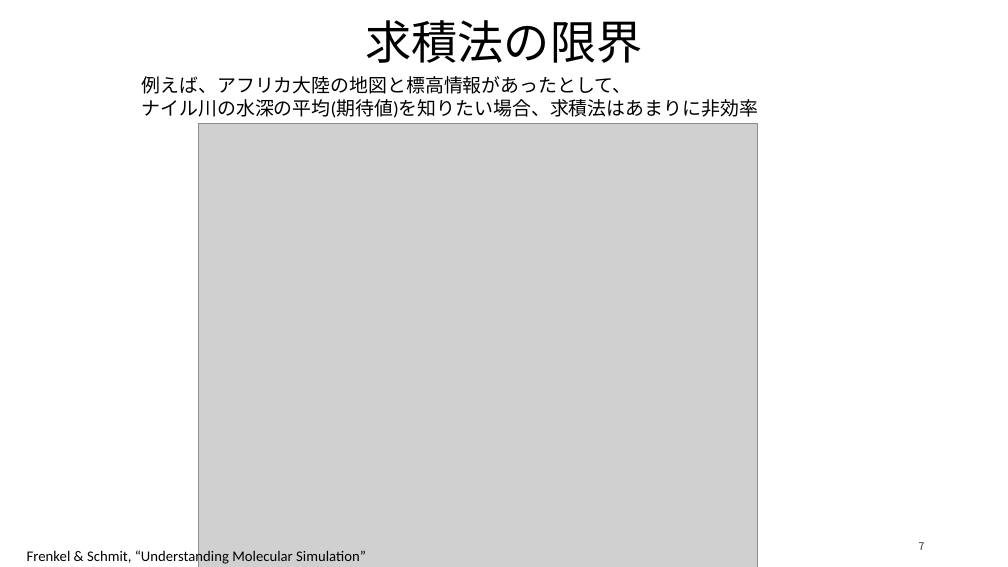
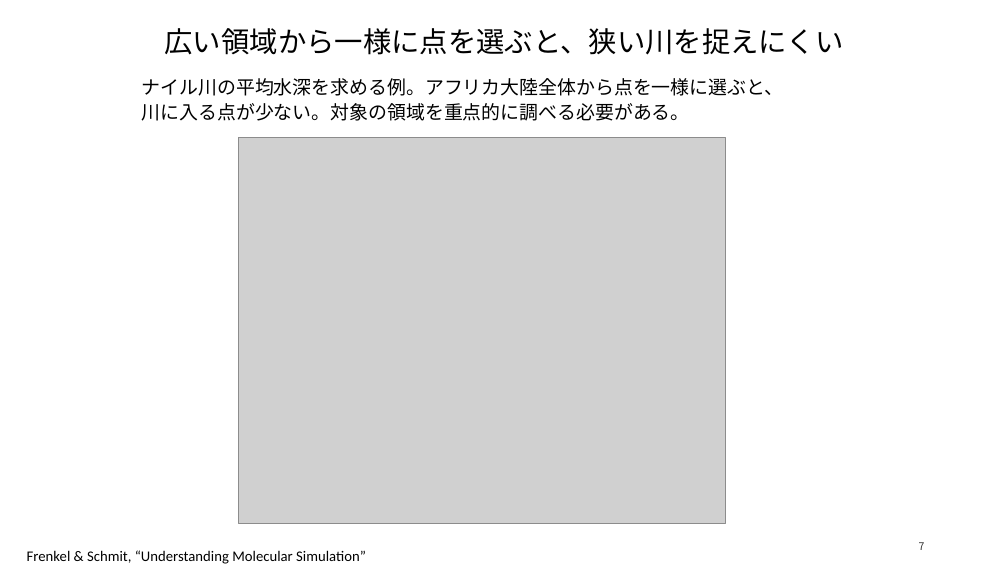
Before and after one commit to matsunagalab/lecture_bioinfo, a slide deck: slide 7 of 10_構造の分布を計算する/10_構造の分布を計算する.pptx. Drawn at 1008x567 pixels with LibreOffice and Linux fonts; fonts in the diff are those of the drawing; grey boxes stand for pictures. Boxes give left, top, right and bottom in pixels: in the first picture for what was removed or moved away, otherwise in the second. Text is boxed around its words. In the diff, an @@ line names an element or a change of style, - is before the commit and + after.

```diff
--- a/10_構造の分布を計算する/10_構造の分布を計算する.pptx
+++ b/10_構造の分布を計算する/10_構造の分布を計算する.pptx
@@ title at (165, 28, 844, 55): text changed; size 44 to 27 pt; font Calibri to Noto Sans CJK JP @@
-求積法の限界
+広い領域から一様に点を選ぶと、狭い川を捉えにくい
@@ text at (142, 78, 784, 121): text changed; font Calibri to Noto Sans CJK JP @@
-例えば、アフリカ大陸の地図と標高情報があったとして、
-ナイル川の水深の平均(期待値)を知りたい場合、求積法はあまりに非効率
+ナイル川の平均水深を求める例。アフリカ大陸全体から点を一様に選ぶと、
+川に入る点が少ない。対象の領域を重点的に調べる必要がある。
@@ picture: place and size @@
-picture at (198, 124, 758, 567)
+picture at (238, 138, 725, 523)
```
Also in this commit, not shown: 26 other slides changed, 1 slide added, 1 slide removed, 2 other files.
